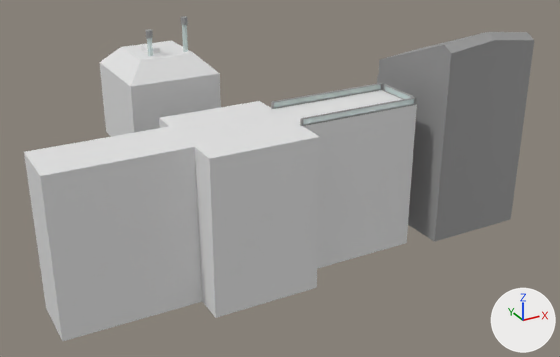
Renders of the Blender file Version Zero/Assets/Models/Environment/_Level 1.blend from each side of a commit.
One viewpoint serves both versions: a camera (50 mm lens) standing at (-41.9, -90.2, 41.1) and looking at (13.1, 9.7, -8.9). Arrows for +X, +Y and +Z are at lower right; the lights stay in place. The first picture is the older version.

The scene before the commit, as lines of its bpy script (objects in view):
```python
ob_building_1 = bpy.data.objects.new('Building_1', me_cube_001)
ob_building_1.location = (41.5, 4.4, 1.3)
ob_building_1.scale = (8.25, 7.87, 6.02)
ob_cube = bpy.data.objects.new('Cube', me_cube_002)
ob_cube.location = (0.0, 27.0, 0.7)
ob_cube.scale = (7.33, 7.88, 6.16)
ob_cube_001 = bpy.data.objects.new('Cube.001', me_cube_003)
ob_cube_001.location = (-1.2, 26.6, 9.8)
ob_cube_001.scale = (1.0, 1.43, 0.786)
ob_cutout_railing = bpy.data.objects.new('Cutout Railing', me_cube_008)
ob_cutout_railing.location = (29.6, 4.5, 4.3)
ob_cutout_railing.rotation_euler = (0.0, 0.0, 1.571)  # degrees (0, 0, 90)
ob_cutout_railing.scale = (1.0, 0.165, 1.0)
ob_cutout_railing_001 = bpy.data.objects.new('Cutout Railing.001', me_cube_010)
ob_cutout_railing_001.location = (28.7, 6.1, 4.3)
ob_cutout_railing_001.scale = (1.0, 0.165, 1.0)
ob_cutout_railing_002 = bpy.data.objects.new('Cutout Railing.002', me_cube_009)
ob_cutout_railing_002.location = (28.7, -2.4, 4.3)
ob_cutout_railing_002.scale = (1.0, 0.165, 1.0)
ob_cylinder = bpy.data.objects.new('Cylinder', me_cylinder)
ob_cylinder.location = (3.7, 24.1, 9.4)
ob_cylinder.scale = (0.389, 0.389, 4.63)
ob_cylinder_001 = bpy.data.objects.new('Cylinder.001', me_cylinder_001)
ob_cylinder_001.location = (-2.1, 24.1, 8.0)
ob_cylinder_001.scale = (0.389, 0.389, 4.63)
ob_floor_001 = bpy.data.objects.new('Floor.001', me_cube_004)
ob_floor_001.location = (1.8, 1.8, 1.2)
ob_floor_001.scale = (27.9, 4.43, 3.18)
```
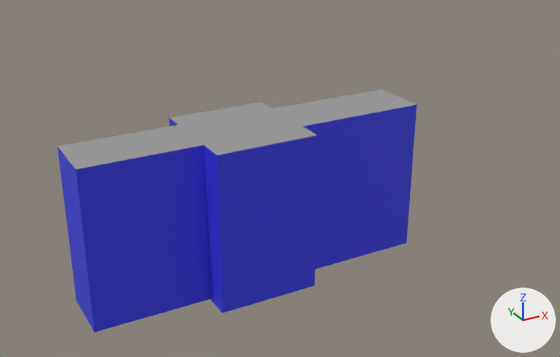
Diff of the bpy script that builds the scene:
```diff
--- a/Version Zero/Assets/Models/Environment/_Level 1.blend.py
+++ b/Version Zero/Assets/Models/Environment/_Level 1.blend.py
@@ mat_material @@
+mat_material = principled_material('Material')
+mat_material.base_color = (0.0405, 0.0427, 0.8)  # blue #393ae7
@@ me_cube_004 @@
 # used by ob_floor_001; location = (1.8, 1.8, 1.2); scale = (27.9, 4.43, 3.18)
-me_cube_004.from_pydata(...)  # 36 vertices, 34 faces; spans x -1.0..1.0, y -2.05..1.93, z -6.39..1.0
+me_cube_004.from_pydata(...)  # 36 vertices, 34 faces; spans x -0.85..1.0, y -1.91..1.79, z -6.39..1.0
+# me_cube_004 part 1: all 3 vertices in x -0.29, y 1.93, z -6.39..1.0 are moved by (0.05, -0.13, 0.0)
+# me_cube_004 part 2: all 6 vertices in x -0.29, y -1.0..1.0, z -6.39..1.0 are moved by (0.05, 0.0, 0.0)
+# me_cube_004 part 3: all 3 vertices in x -0.29, y -2.05, z -6.39..1.0 are moved by (0.05, 0.13, 0.0)
+# me_cube_004 part 4: all 6 vertices in x -1.0, y -1.0..1.0, z -6.39..1.0 are moved by (0.15, 0.0, 0.0)
+# me_cube_004 part 5: all 5 faces centred in x -0.65..0.64, y -1.52..1.46, z 1.0 switch from no material to mat_light_gray (grey #999999)
+# me_cube_004 part 6: all 29 faces centred in x -1.0..1.0, y -2.05..1.93, z -6.39..0.0 switch from no material to mat_material (blue #393ae7)
+# other edits to the shape of me_cube_004 do not show in these pictures
@@ ob_building_1 @@
 ob_building_1.scale = (8.25, 7.87, 6.02)
+ob_building_1.hide_set(True)
@@ ob_cube @@
 ob_cube.scale = (7.33, 7.88, 6.16)
+ob_cube.hide_set(True)  # its collection is switched off
@@ ob_cube_001 @@
 ob_cube_001.scale = (1.0, 1.43, 0.786)
+ob_cube_001.hide_set(True)  # its collection is switched off
@@ ob_cylinder @@
 ob_cylinder.scale = (0.389, 0.389, 4.63)
+ob_cylinder.hide_set(True)  # its collection is switched off
@@ ob_cylinder_001 @@
 ob_cylinder_001.scale = (0.389, 0.389, 4.63)
+ob_cylinder_001.hide_set(True)  # its collection is switched off
@@ ob_cutout_railing @@
 ob_cutout_railing.scale = (1.0, 0.165, 1.0)
+ob_cutout_railing.hide_set(True)
@@ ob_cutout_railing_002 @@
 ob_cutout_railing_002.scale = (1.0, 0.165, 1.0)
+ob_cutout_railing_002.hide_set(True)
@@ ob_cutout_railing_001 @@
 ob_cutout_railing_001.scale = (1.0, 0.165, 1.0)
+ob_cutout_railing_001.hide_set(True)
```

Pixel boxes (x1, y1, x2, y2) of what changed, in the pictures (560 x 357 px; the box of a moved part takes in the faces that stretch with it):
'Floor.001', reshaped, recoloured (white to blue, 8% narrower)
    before: (24, 90, 417, 341)
    after: (57, 89, 417, 332)
'Building_1', hidden
    before: (377, 32, 534, 242)
'Cube', hidden
    before: (100, 41, 221, 137)
'Cutout Railing.002', hidden
    before: (300, 97, 417, 126)
'Cutout Railing.001', hidden
    before: (271, 83, 384, 109)
'Cutout Railing', hidden
    before: (383, 84, 413, 99)
'Cylinder', hidden
    before: (180, 16, 188, 52)
'Cylinder.001', hidden
    before: (145, 29, 153, 56)
'Cube.001', hidden
    before: (141, 44, 160, 54)
part 1 of me_cube_004, moved or reshaped
    before: (159, 101, 271, 128)
    after: (169, 102, 272, 126)
part 2 of me_cube_004, moved or reshaped
    before: (170, 109, 302, 147)
    after: (179, 109, 302, 145)
part 3 of me_cube_004, moved or reshaped
    before: (195, 126, 320, 318)
    after: (204, 126, 318, 313)
part 4 of me_cube_004, moved or reshaped
    before: (24, 126, 202, 341)
    after: (57, 125, 210, 332)
part 5 of me_cube_004, recoloured (white to grey)
    before: (24, 90, 412, 176)
    after: (58, 89, 416, 169)
part 6 of me_cube_004, recoloured (white to blue)
    before: (24, 105, 417, 341)
    after: (57, 105, 417, 332)
